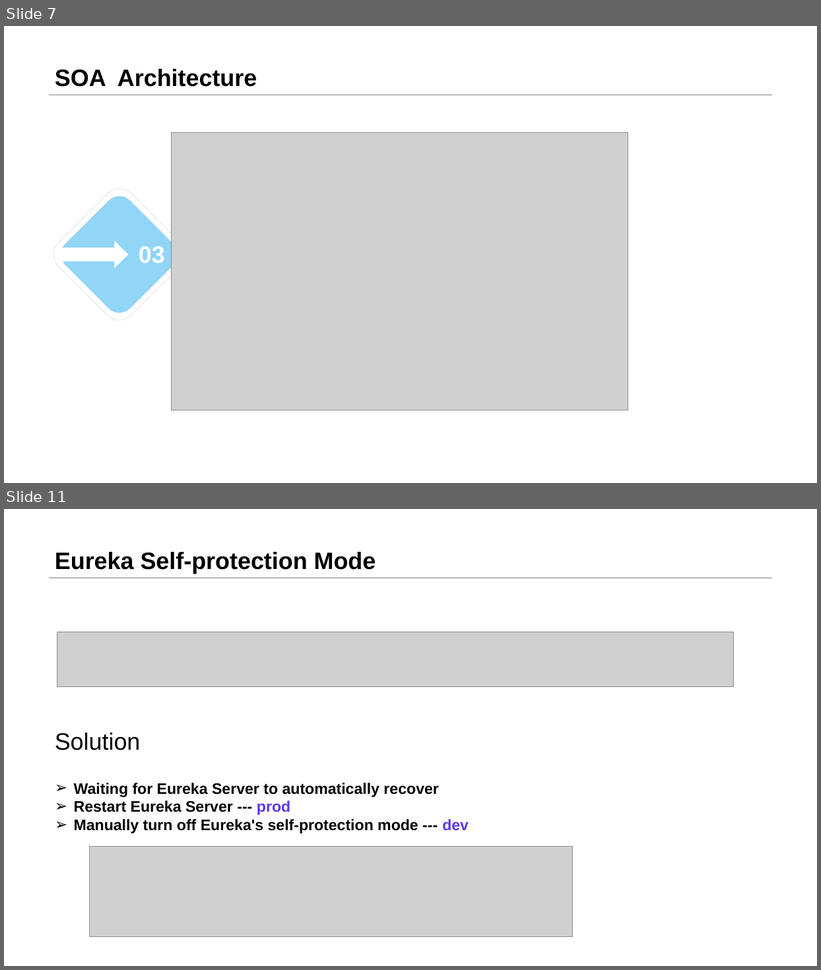
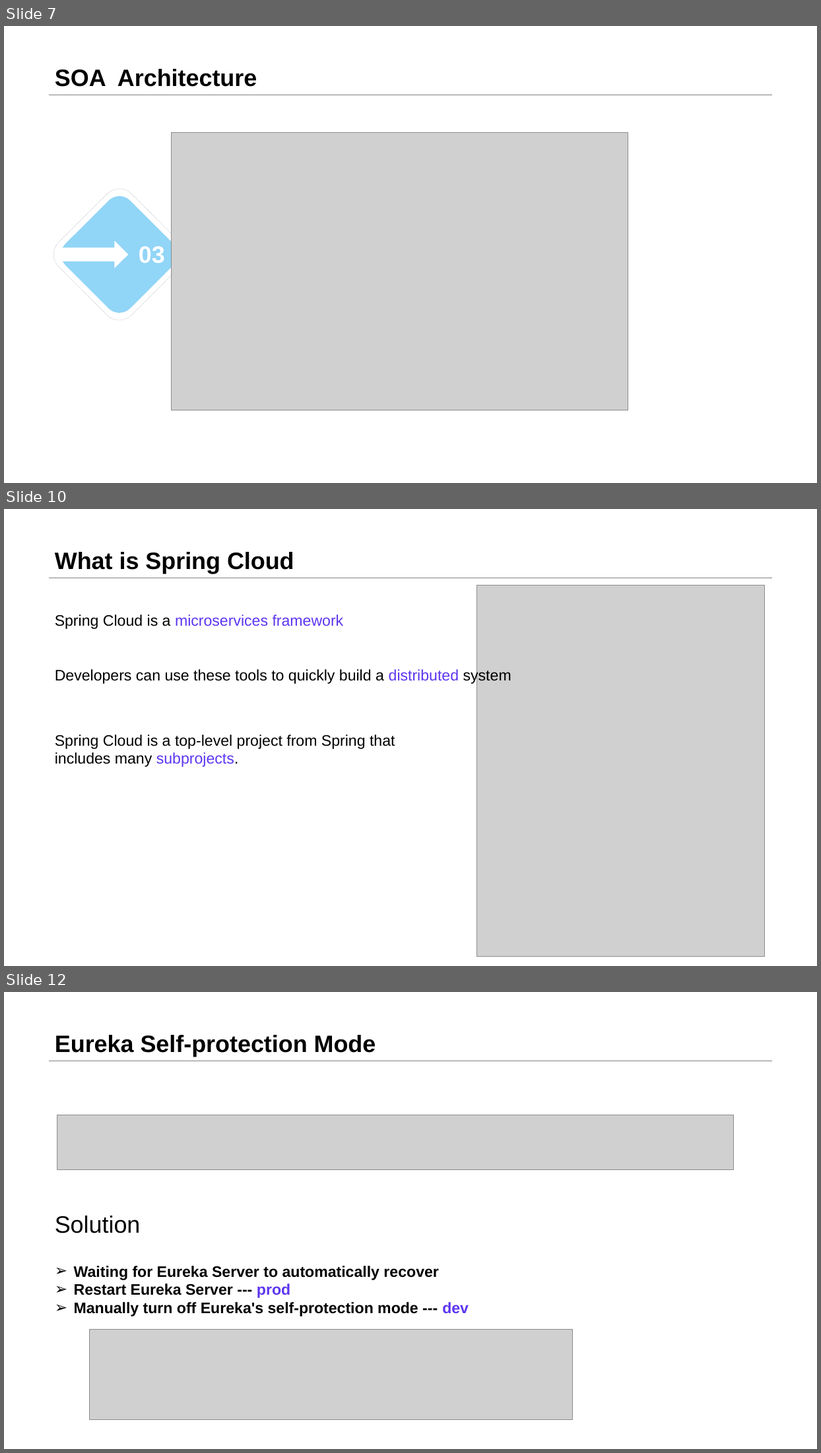
Before and after one commit to LIULE8/ppt, a slide deck: Sharing2.pptx. Shown one above the other, each under a label of ours: slides 7 and 11 before the commit, slides 7, 10 and 12 after it; the slides between them are not shown. The pictures are 821x970 and 821x1453 pixels, drawn with LibreOffice and Linux fonts; fonts in the diff are those of the drawing; grey boxes stand for pictures. Boxes give left, top, right and bottom in pixels: in the first picture for what was removed or moved away, otherwise in the second. Text is boxed around its words. In the diff, an @@ line names an element or a change of style, - is before the commit and + after.

Commit message:
update spring cloud ppt

```diff
--- a/Sharing2.pptx
+++ b/Sharing2.pptx
@@ slide 10 added at box(4, 509, 817, 966), background #FFFFFF; not listed: 1 template element that a slide beside it also shows @@
@@ title added at box(55, 552, 294, 574), 28 pt, text #000000, bold @@
+What is Spring Cloud
@@ picture added at box(477, 586, 765, 956) @@
@@ text added at box(55, 615, 344, 629), 18 pt, text #5D36F0 @@
+Spring Cloud is a microservices framework
@@ text added at box(55, 669, 512, 685), 18 pt, text #000000 @@
+Developers can use these tools to quickly build a distributed system
@@ text added at box(55, 735, 395, 767), 18 pt, text #000000 @@
+Spring Cloud is a top-level project from Spring that includes many subprojects.
@@ what was slide 11 is now slide 12 @@
```
Also in this commit, not shown: 3 slides changed.
